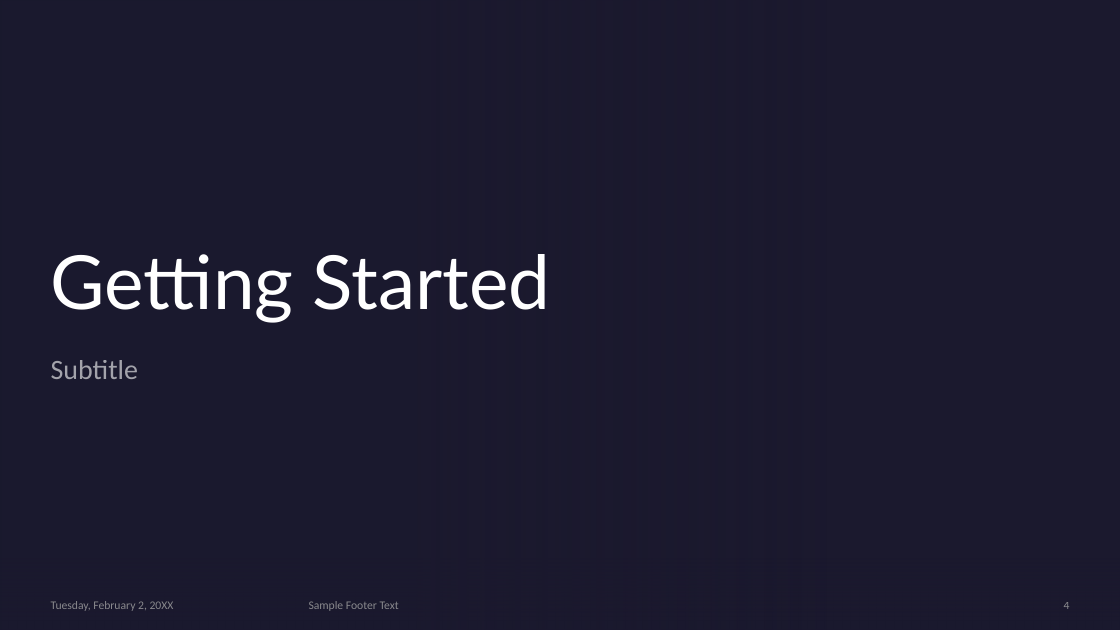
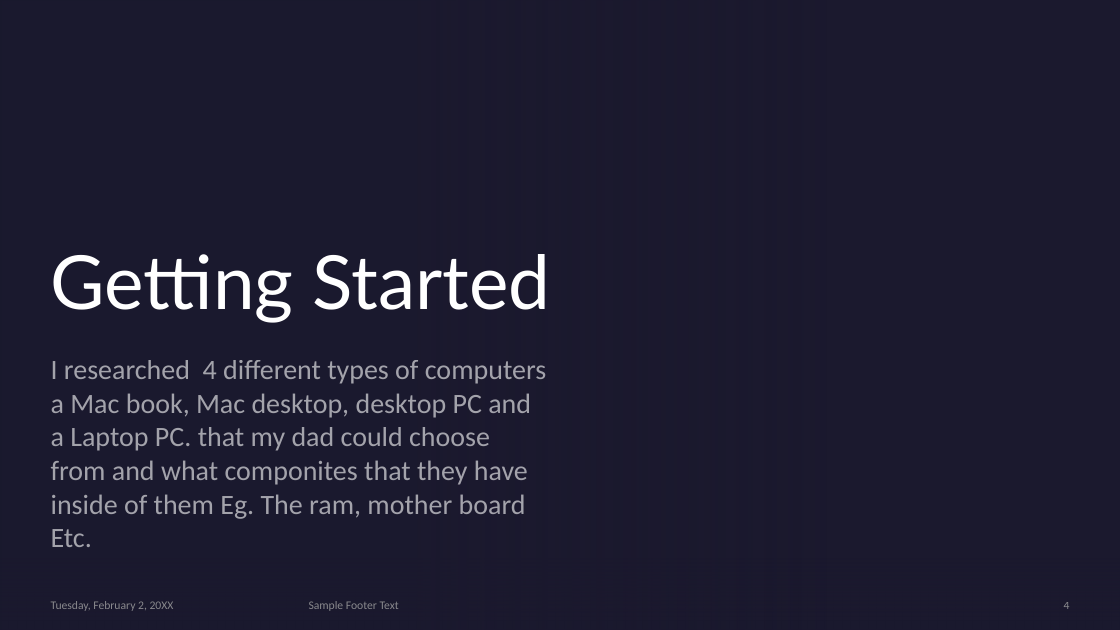
Before and after one commit to Digital-Tech-KKHS/10dtc-computer-hardware-Hannah1728, a slide deck: slide 4 of Presentation Template.pptx. Drawn at 1120x630 pixels with LibreOffice and Linux fonts; fonts in the diff are those of the drawing; background and template pictures are left out. Boxes give left, top, right and bottom in pixels: in the first picture for what was removed or moved away, otherwise in the second. Text is boxed around its words. In the diff, an @@ line names an element or a change of style, - is before the commit and + after.

```diff
--- a/Presentation Template.pptx
+++ b/Presentation Template.pptx
@@ subtitle at [51, 360, 546, 547]: text changed @@
-Subtitle
+I researched 4 different types of computers a Mac book, Mac desktop, desktop PC and a Laptop PC. that my dad could choose from and what componites that they have inside of them Eg. The ram, mother board Etc.
```
Also in this commit, not shown: 8 other slides changed.
